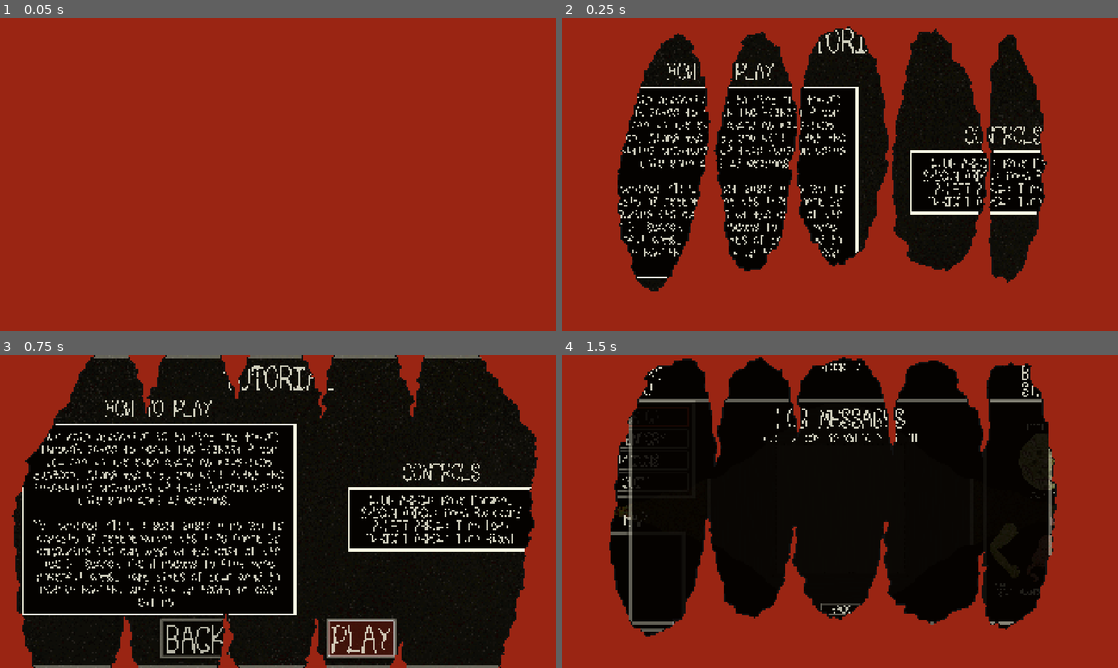
Above: before the commit, frames 1-4 (two rows, left to right).
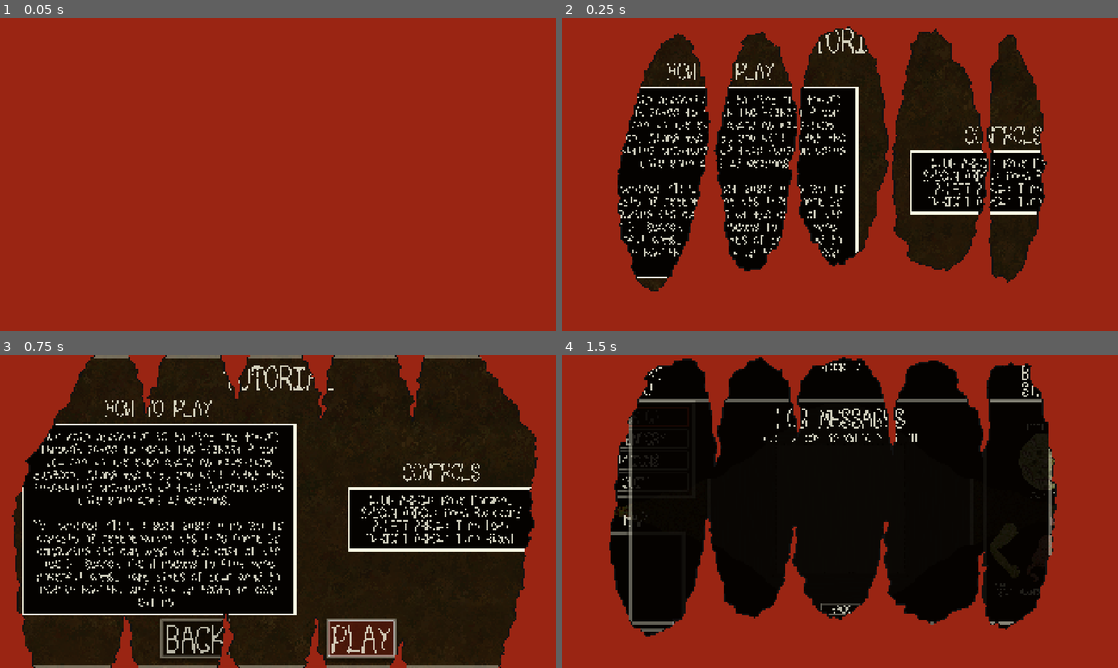
Above: after the commit, the same moments.

Repository: sym-z/arm-to-the-teeth
Game: Godot game, scene res://scenes/tutorial/tutorial.tscn
Same seed, same stepped clock (60 frames per second), same inputs: the game is played once before the commit and once after it. This scene is started directly instead of the project's main scene.
Inputs (mouse positions are in pixels of both pictures, inside the frame that each line leads up to):
- Up to frame 1 (0.05 s): no input
- Up to frame 2 (0.25 s): no input
- Up to frame 3 (0.75 s): click "PLAY" at 0.5 s
- Up to frame 4 (1.5 s): move the mouse to (840, 652) at 1.27 s; hold D (turn_right) from 1.28 s (still down); hold Space (pick_up) from 1.28 s (still down); click (840, 652) at 1.42 s

Frame 1 is identical in both runs. In frame 2, 3.1% of the frame differs, in the area x 13-86%, y 3-87%; in frame 3, 9.2%, in the area x 2-97%, y 1-100%; in frame 4, nothing differs.

Commit message:
tutorial and death screen use the same background texture

Diff:
--- a/src/scenes/death_screen/death_screen.tscn
+++ b/src/scenes/death_screen/death_screen.tscn
@@ -1,7 +1,7 @@
 [gd_scene load_steps=7 format=3 uid="uid://dwf7p0roh6mem"]
 
 [ext_resource type="Script" uid="uid://bwxa6hc7ywh65" path="res://scenes/death_screen/death_screen.gd" id="1_5wmoq"]
-[ext_resource type="Texture2D" uid="uid://coqqdjdjcdjqg" path="res://assets/visual/ui/prototype_texture_0.png" id="1_s5f70"]
+[ext_resource type="Texture2D" uid="uid://2cmp6j6lgeg1" path="res://assets/visual/ui/tex_3.png" id="2_1loci"]
 [ext_resource type="FontFile" uid="uid://btusrtqjgu407" path="res://assets/visual/ui/ui_font_1.png" id="2_5wmoq"]
 [ext_resource type="StyleBox" uid="uid://c15xk3r1oe0vi" path="res://themes/general/ui_containers_transparent_no_shadow.tres" id="3_1loci"]
 [ext_resource type="Theme" uid="uid://cjx0tjkwn4x17" path="res://themes/main_menu/mm_buttons.tres" id="3_ulujf"]
@@ -20,7 +20,7 @@
 offset_bottom = 1080.0
 grow_horizontal = 2
 grow_vertical = 2
-texture = ExtResource("1_s5f70")
+texture = ExtResource("2_1loci")
 
 [node name="Border" type="Panel" parent="."]
 anchors_preset = 15
--- a/src/scenes/tutorial/tutorial.tscn
+++ b/src/scenes/tutorial/tutorial.tscn
@@ -1,7 +1,7 @@
 [gd_scene load_steps=10 format=3 uid="uid://b1pwicxgdt8l3"]
 
 [ext_resource type="Script" uid="uid://88jg1khpu10x" path="res://scenes/tutorial/tutorial.gd" id="1_g40di"]
-[ext_resource type="Texture2D" uid="uid://coqqdjdjcdjqg" path="res://assets/visual/ui/prototype_texture_0.png" id="2_r23bs"]
+[ext_resource type="Texture2D" uid="uid://2cmp6j6lgeg1" path="res://assets/visual/ui/tex_3.png" id="2_ha56g"]
 [ext_resource type="StyleBox" uid="uid://c15xk3r1oe0vi" path="res://themes/general/ui_containers_transparent_no_shadow.tres" id="3_ha56g"]
 [ext_resource type="FontFile" uid="uid://btusrtqjgu407" path="res://assets/visual/ui/ui_font_1.png" id="3_pq3l0"]
 [ext_resource type="Theme" uid="uid://cjx0tjkwn4x17" path="res://themes/main_menu/mm_buttons.tres" id="4_g7eoy"]
@@ -33,7 +33,7 @@
 anchor_bottom = 1.0
 grow_horizontal = 2
 grow_vertical = 2
-texture = ExtResource("2_r23bs")
+texture = ExtResource("2_ha56g")
 
 [node name="Border" type="Panel" parent="."]
 anchors_preset = 15
Not shown, changed: docs/DEVLOG.md
